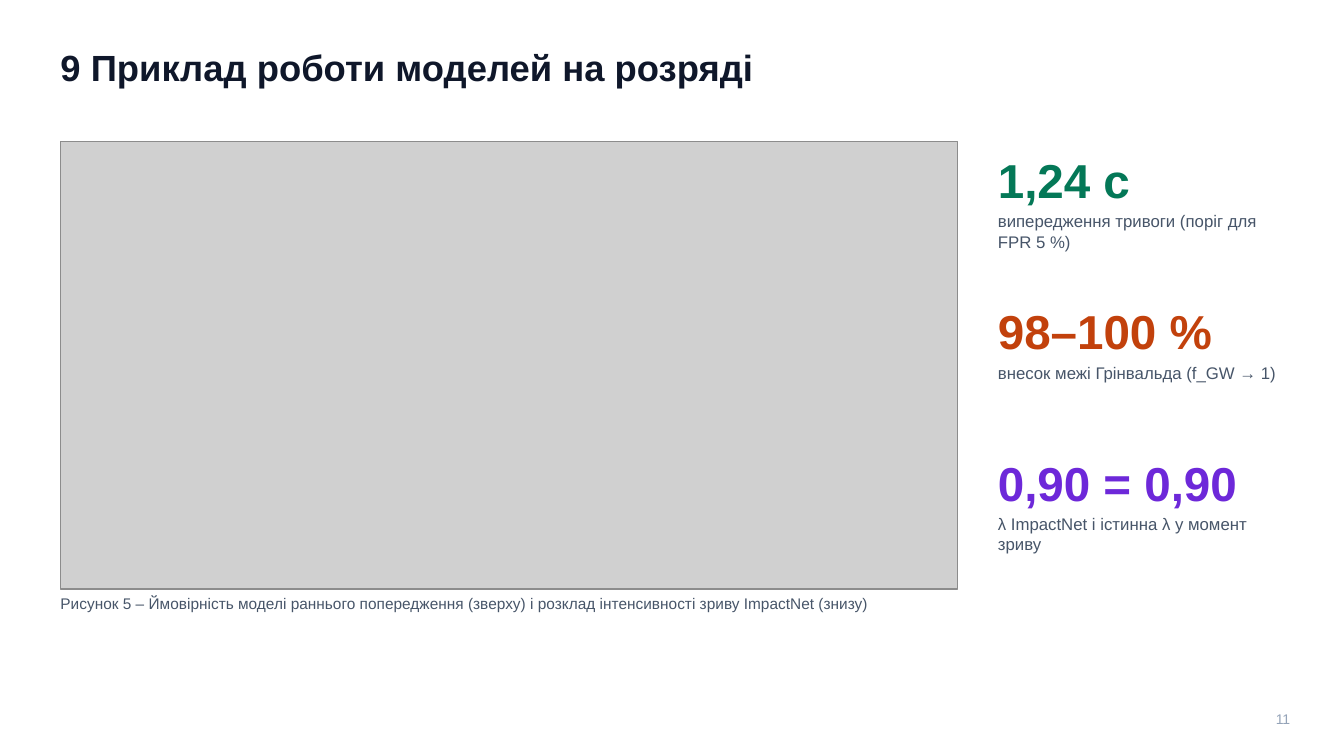
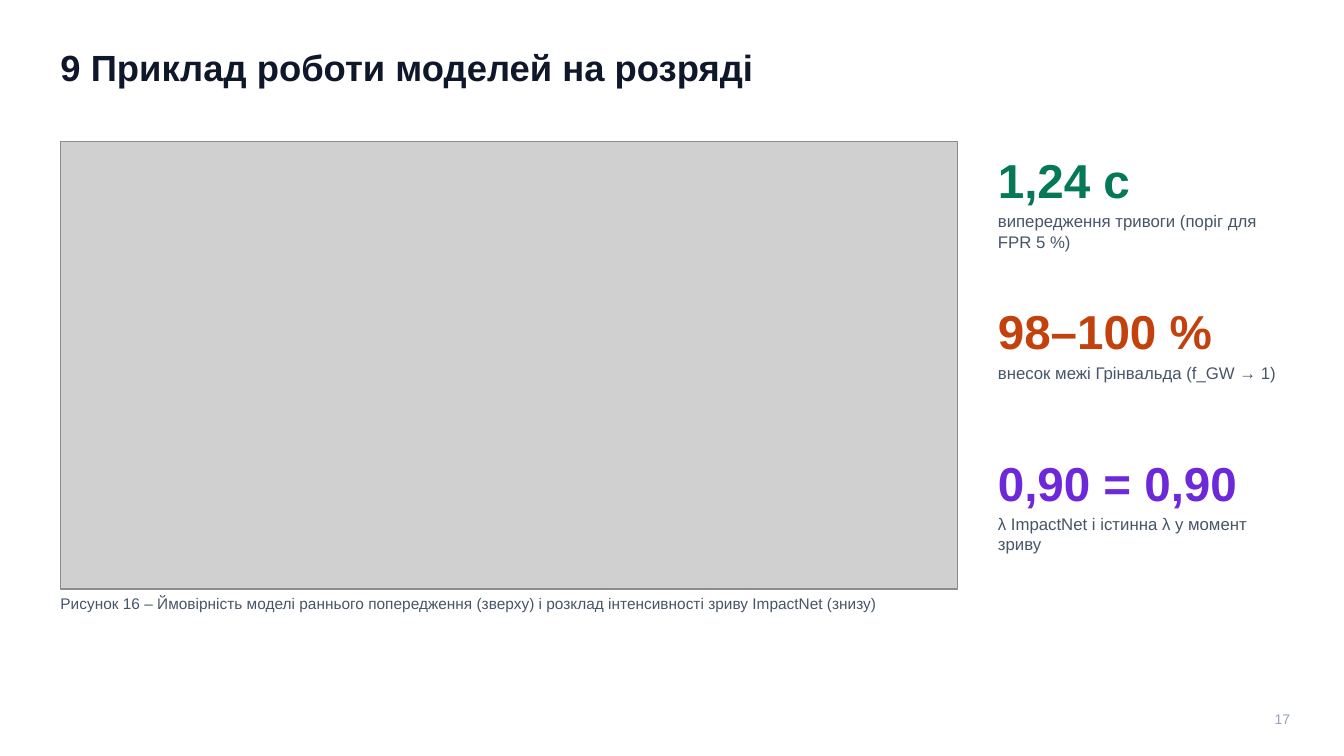
Before and after one commit to llllenah/plasma-disruption-prediction, a slide deck: slide 17 of docs/presentation.pptx (slide 11 before the commit). Drawn at 1344x756 pixels with LibreOffice and Linux fonts; fonts in the diff are those of the drawing; grey boxes stand for pictures. Boxes give left, top, right and bottom in pixels: in the first picture for what was removed or moved away, otherwise in the second. Text is boxed around its words. In the diff, an @@ line names an element or a change of style, - is before the commit and + after.

```diff
--- a/docs/presentation.pptx
+++ b/docs/presentation.pptx
@@ text at bbox=[60, 597, 876, 612]: text changed @@
-Рисунок 5 – Ймовірність моделі раннього попередження (зверху) і розклад інтенсивності зриву ImpactNet (знизу)
+Рисунок 16 – Ймовірність моделі раннього попередження (зверху) і розклад інтенсивності зриву ImpactNet (знизу)
@@ text at bbox=[1275, 714, 1291, 724]: text changed @@
-11
+17
```
Also in this commit, not shown: 15 other slides changed, 6 slides added, 2 other files.
